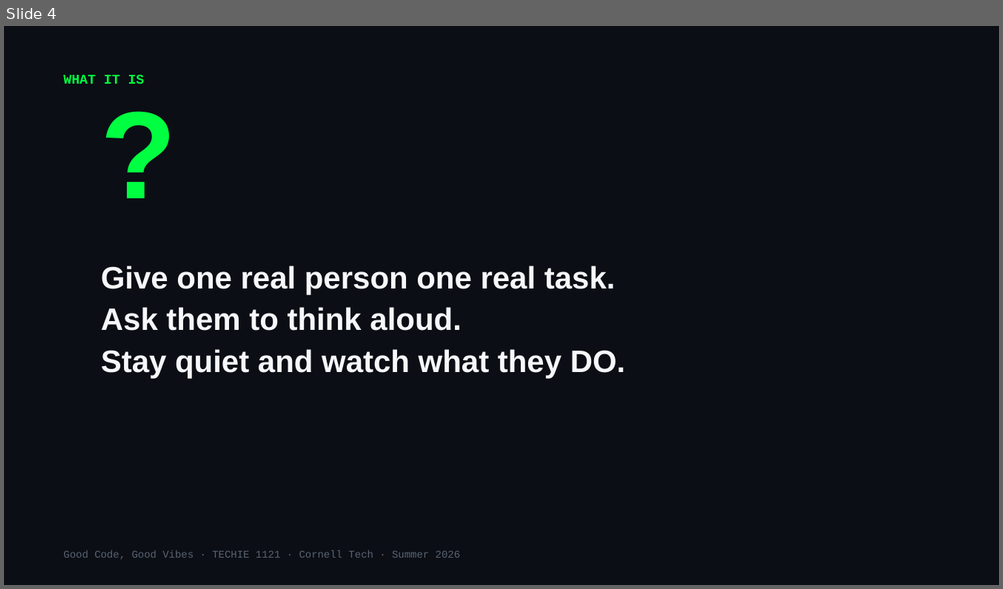
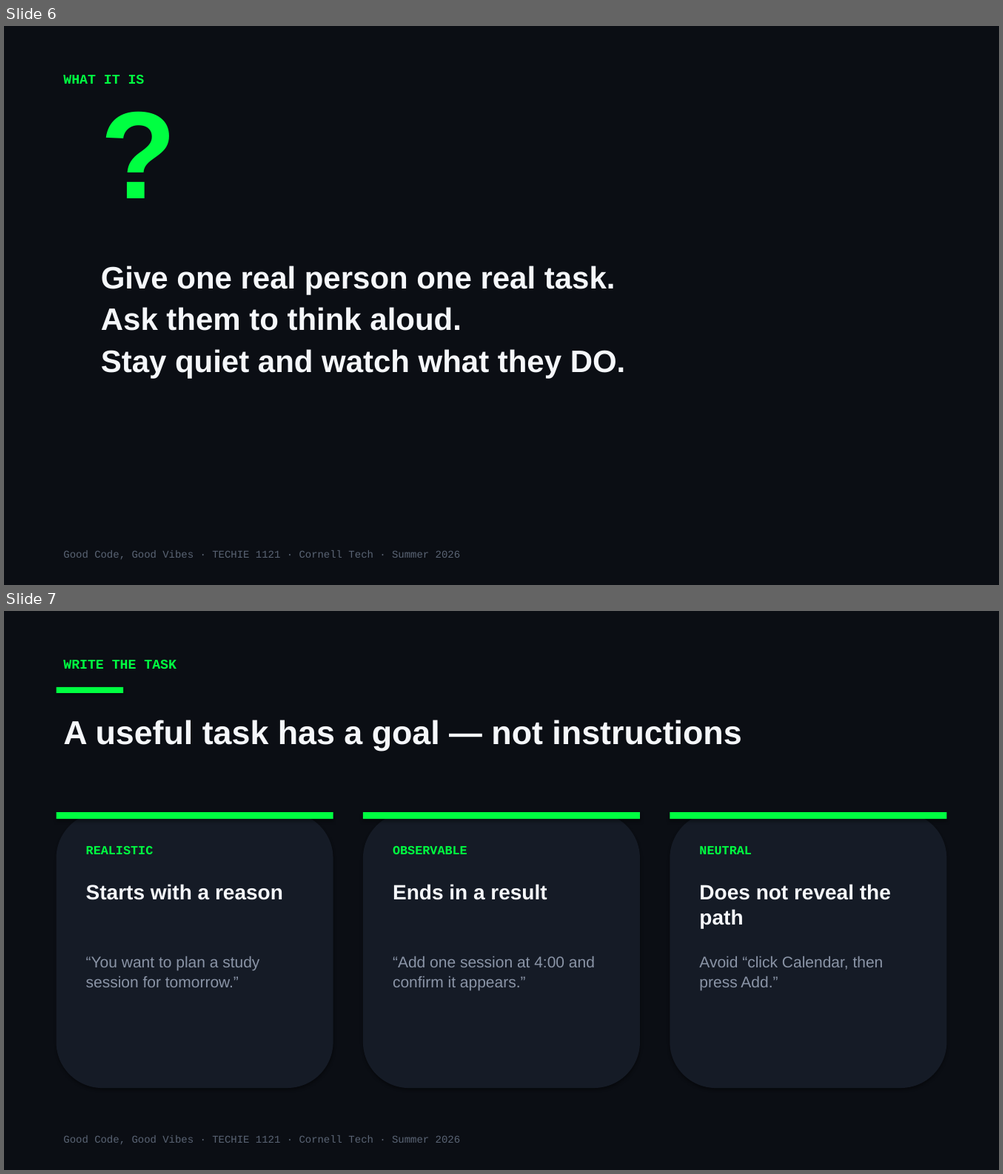
Before and after one commit to Cornell-Tech-Vibe-Coding-Summer-2026/website, a slide deck: slides/Week3-Mon-User-Testing-I.pptx. Shown one above the other, each under a label of ours: slide 4 before the commit, slides 6 and 7 after it. The pictures are 1003x589 and 1003x1174 pixels, drawn with LibreOffice and Linux fonts; fonts in the diff are those of the drawing. Boxes give left, top, right and bottom in pixels: in the first picture for what was removed or moved away, otherwise in the second. Text is boxed around its words. In the diff, an @@ line names an element or a change of style, - is before the commit and + after.

```diff
--- a/slides/Week3-Mon-User-Testing-I.pptx
+++ b/slides/Week3-Mon-User-Testing-I.pptx
@@ slide 7 added at <box>4,611,999,1170</box>, background #0B0E14 @@
@@ text added at <box>63,660,176,669</box>, 13 pt, text #00FF41, bold @@
+WRITE THE TASK
@@ rectangle added at <box>57,687,123,693</box>, fill #00FF41 @@
@@ text added at <box>63,720,741,751</box>, 32 pt, text #F5F7FA, bold @@
+A useful task has a goal — not instructions
@@ rounded rectangle added at <box>57,812,333,1088</box>, fill #151B26 @@
@@ rectangle added at <box>57,812,333,819</box>, fill #00FF41 @@
@@ rounded rectangle added at <box>363,812,640,1088</box>, fill #151B26 @@
@@ rectangle added at <box>363,812,640,819</box>, fill #00FF41 @@
@@ rounded rectangle added at <box>669,812,946,1088</box>, fill #151B26 @@
@@ rectangle added at <box>669,812,946,819</box>, fill #00FF41 @@
@@ text added at <box>86,846,153,854</box>, 12 pt, text #00FF41, bold @@
+REALISTIC
@@ text added at <box>392,846,467,854</box>, 12 pt, text #00FF41, bold @@
+OBSERVABLE
@@ text added at <box>699,846,751,854</box>, 12 pt, text #00FF41, bold @@
+NEUTRAL
@@ text added at <box>86,884,283,900</box>, 20 pt, text #F5F7FA, bold @@
+Starts with a reason
@@ text added at <box>392,884,546,900</box>, 20 pt, text #F5F7FA, bold @@
+Ends in a result
@@ text added at <box>699,884,891,928</box>, 20 pt, text #F5F7FA, bold @@
+Does not reveal the path
@@ text added at <box>86,957,259,988</box>, 15 pt, text #8A94A6 @@
+“You want to plan a study session for tomorrow.”
@@ text added at <box>392,957,595,991</box>, 15 pt, text #8A94A6 @@
+“Add one session at 4:00 and confirm it appears.”
@@ text added at <box>699,957,883,991</box>, 15 pt, text #8A94A6 @@
+Avoid “click Calendar, then press Add.”
@@ text added at <box>63,1136,460,1145</box>, 10 pt, text #5A6474 @@
+Good Code, Good Vibes · TECHIE 1121 · Cornell Tech · Summer 2026
@@ what was slide 4 is now slide 6 @@
```
Also in this commit, not shown: 14 slides changed, 20 other slides added, 2 slides removed, 3 other files.
